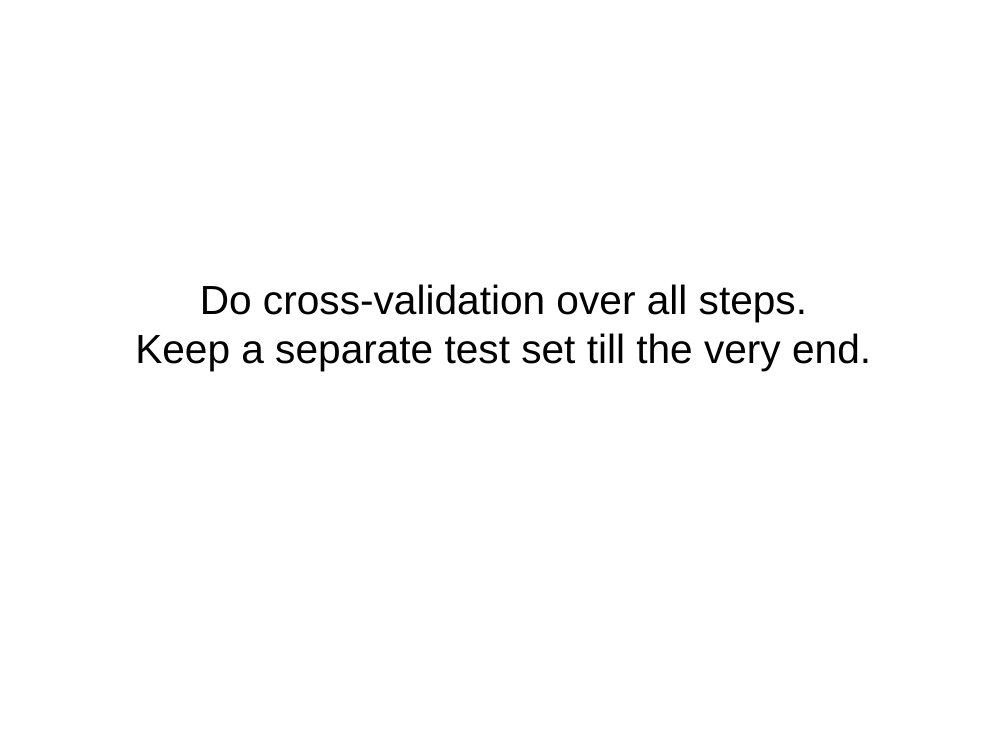
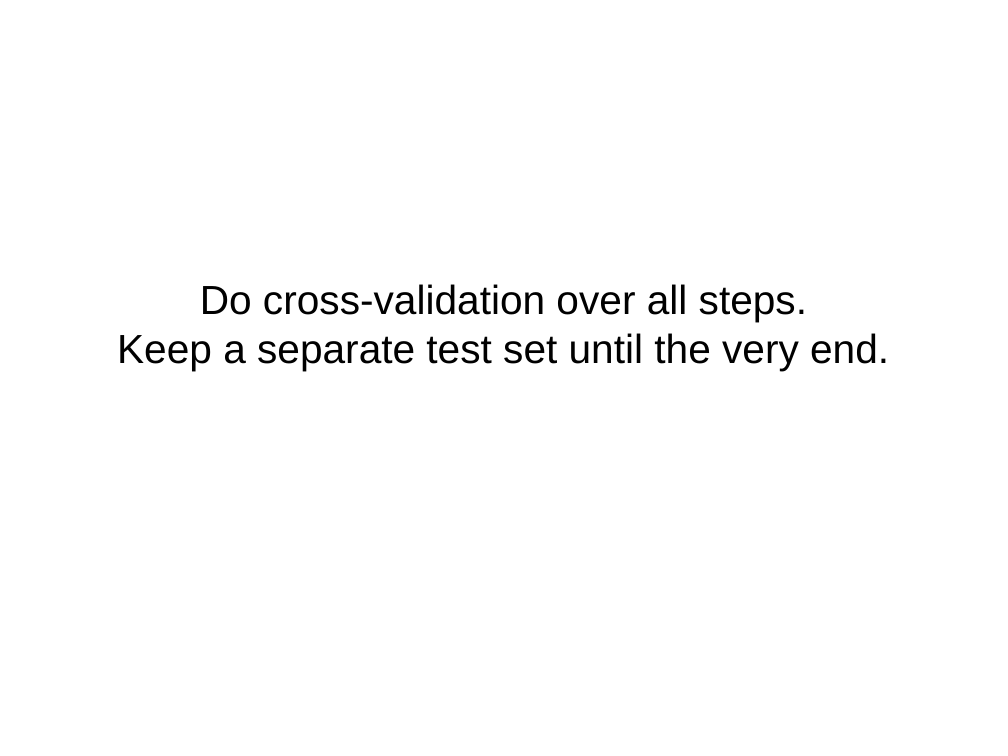
Before and after one commit to amueller/talks_odt, a slide deck: slide 19 of machine-learning-with-scikit-learn-CUNY-2015.odp (slide 16 before the commit). Drawn at 1008x756 pixels with LibreOffice and Linux fonts; fonts in the diff are those of the drawing. Boxes give left, top, right and bottom in pixels: in the first picture for what was removed or moved away, otherwise in the second. Text is boxed around its words. In the diff, an @@ line names an element or a change of style, - is before the commit and + after.

```diff
--- a/machine-learning-with-scikit-learn-CUNY-2015.odp
+++ b/machine-learning-with-scikit-learn-CUNY-2015.odp
@@ subtitle at [117, 333, 889, 371]: text changed @@
-Keep a separate test set till the very end.
+Keep a separate test set until the very end.
```
Also in this commit, not shown: 7 other slides changed, 9 slides added, 11 slides removed.
